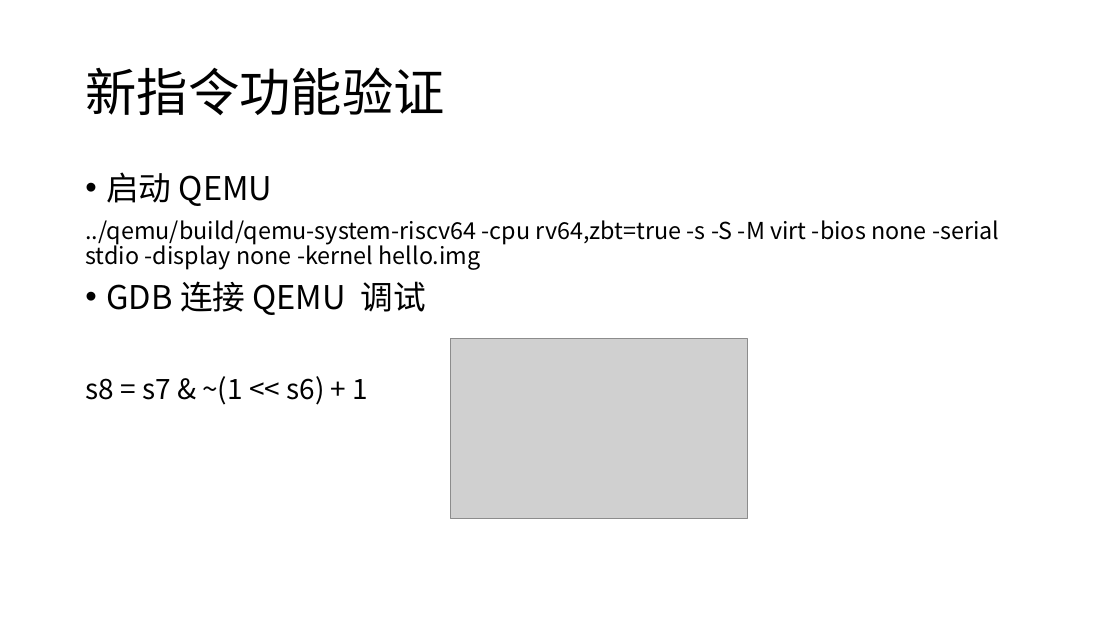
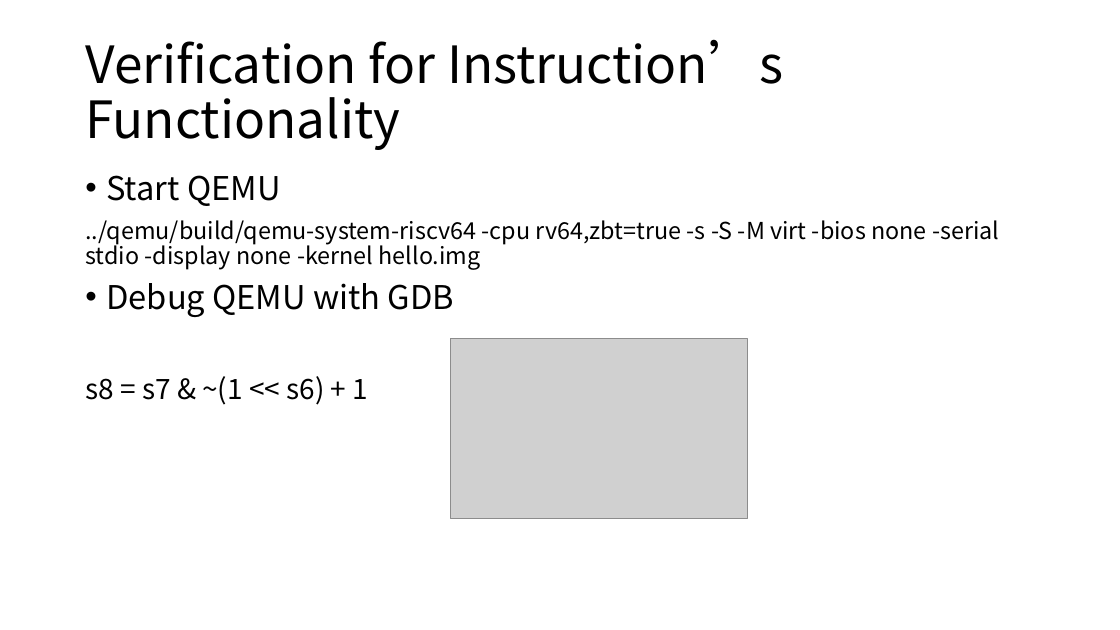
Before and after one commit to dajunHuang/notes, a slide deck: slide 12 of QEMU 支持指令集及扩展方法.pptx (slide 15 before the commit). Drawn at 1120x630 pixels with LibreOffice and Linux fonts; fonts in the diff are those of the drawing; grey boxes stand for pictures. Boxes give left, top, right and bottom in pixels: in the first picture for what was removed or moved away, otherwise in the second. Text is boxed around its words. In the diff, an @@ line names an element or a change of style, - is before the commit and + after.

```diff
--- a/QEMU 支持指令集及扩展方法.pptx
+++ b/QEMU 支持指令集及扩展方法.pptx
@@ title at (85, 39, 783, 150): text changed @@
-新指令功能验证
+Verification for Instruction’s Functionality
@@ text at (106, 175, 280, 206): text changed @@
-• 启动 QEMU
+• Start QEMU
@@ text at (106, 283, 454, 317): text changed @@
-• GDB 连接 QEMU 调试
+• Debug QEMU with GDB
```
Also in this commit, not shown: 8 other slides changed, 3 slides added, 7 slides removed, 10 other files.
